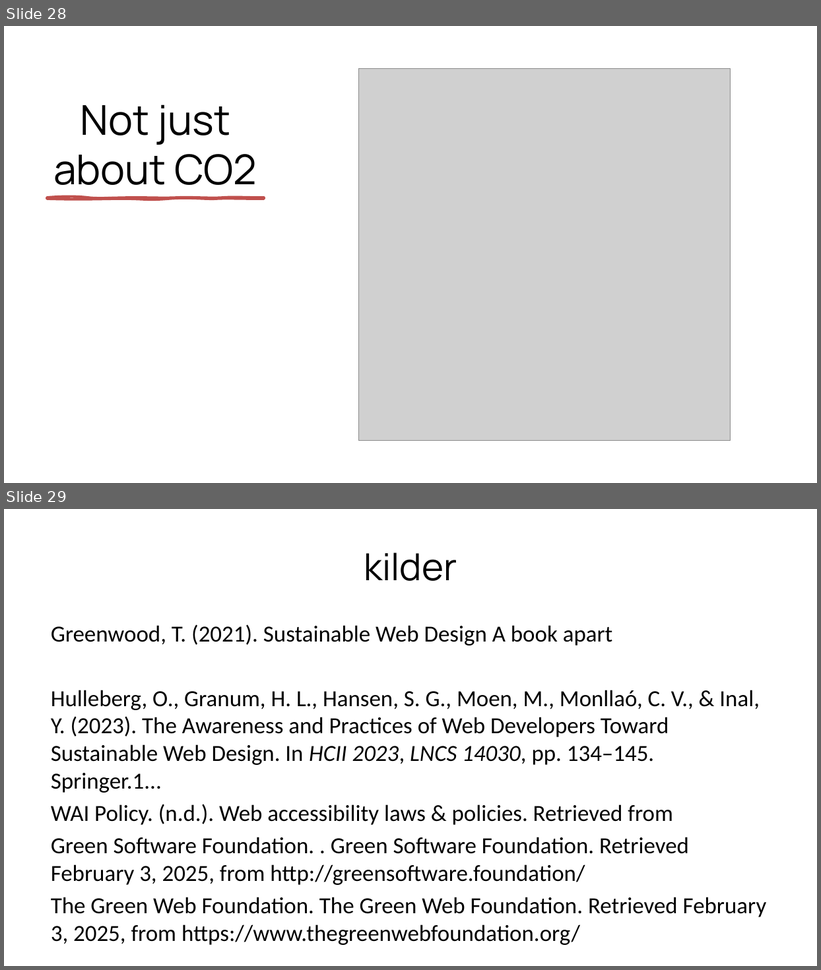
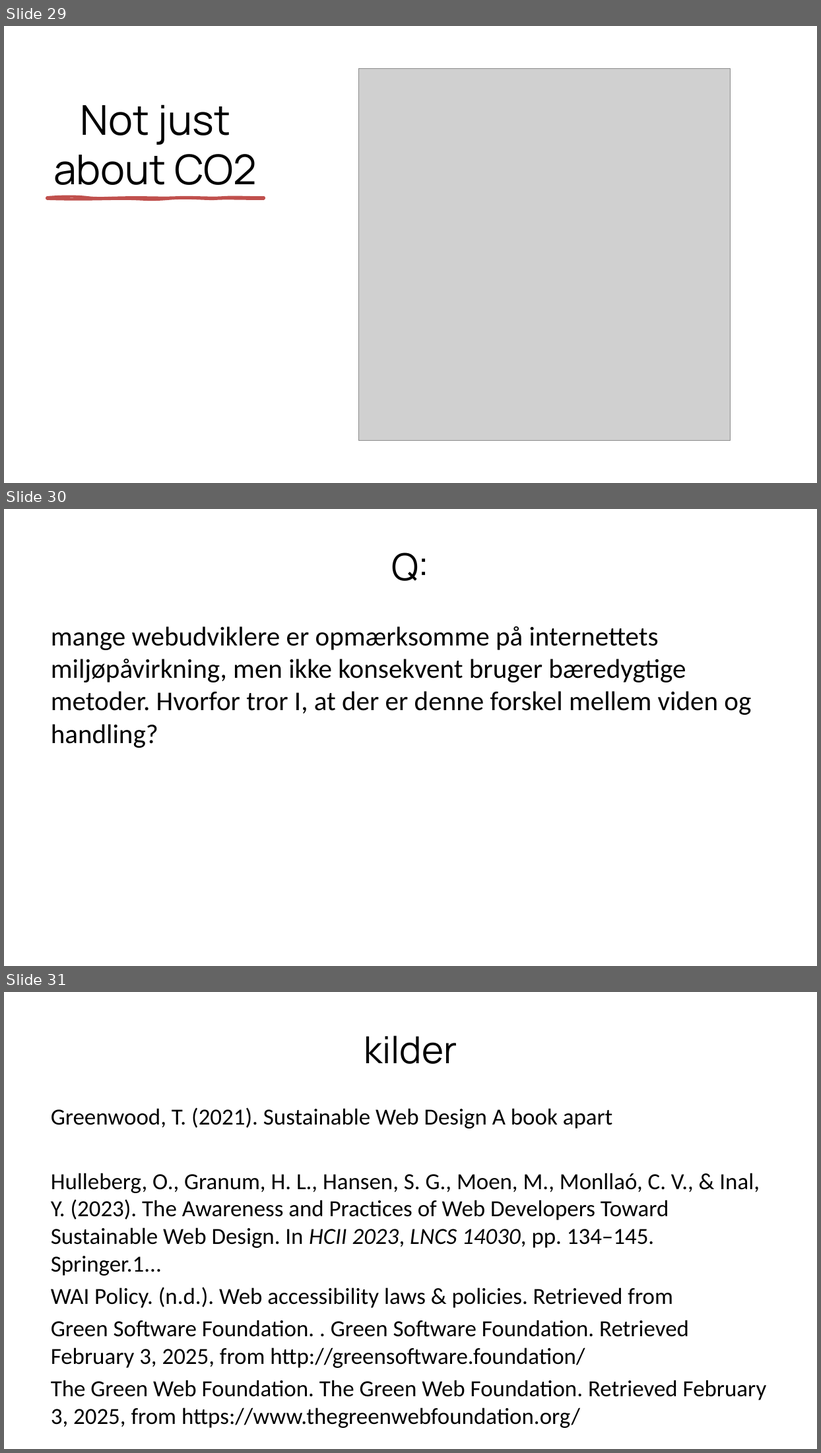
Before and after one commit to xbibogo/MMD24, a slide deck: semester2 PPT/Sustainable_Web_Presentation_Danish.pptx. Shown one above the other, each under a label of ours: slides 28 and 29 before the commit, slides 29, 30 and 31 after it. The pictures are 821x970 and 821x1453 pixels, drawn with LibreOffice and Linux fonts; fonts in the diff are those of the drawing; grey boxes stand for pictures. Boxes give left, top, right and bottom in pixels: in the first picture for what was removed or moved away, otherwise in the second. Text is boxed around its words. In the diff, an @@ line names an element or a change of style, - is before the commit and + after.

```diff
--- a/semester2 PPT/Sustainable_Web_Presentation_Danish.pptx
+++ b/semester2 PPT/Sustainable_Web_Presentation_Danish.pptx
@@ slide 30 added at (4,509,817,966), background #FFFFFF @@
@@ title added at (391,553,430,581), 44 pt, text #000000 @@
+Q:
@@ text added at (51,626,751,748), 32 pt, text #000000 @@
+mange webudviklere er opmærksomme på internettets miljøpåvirkning, men ikke konsekvent bruger bæredygtige metoder. Hvorfor tror I, at der er denne forskel mellem viden og handling?
@@ what was slide 28 is now slide 29 @@
@@ what was slide 29 is now slide 31 @@
```
Also in this commit, not shown: 1 slide changed, 1 other slide added.
